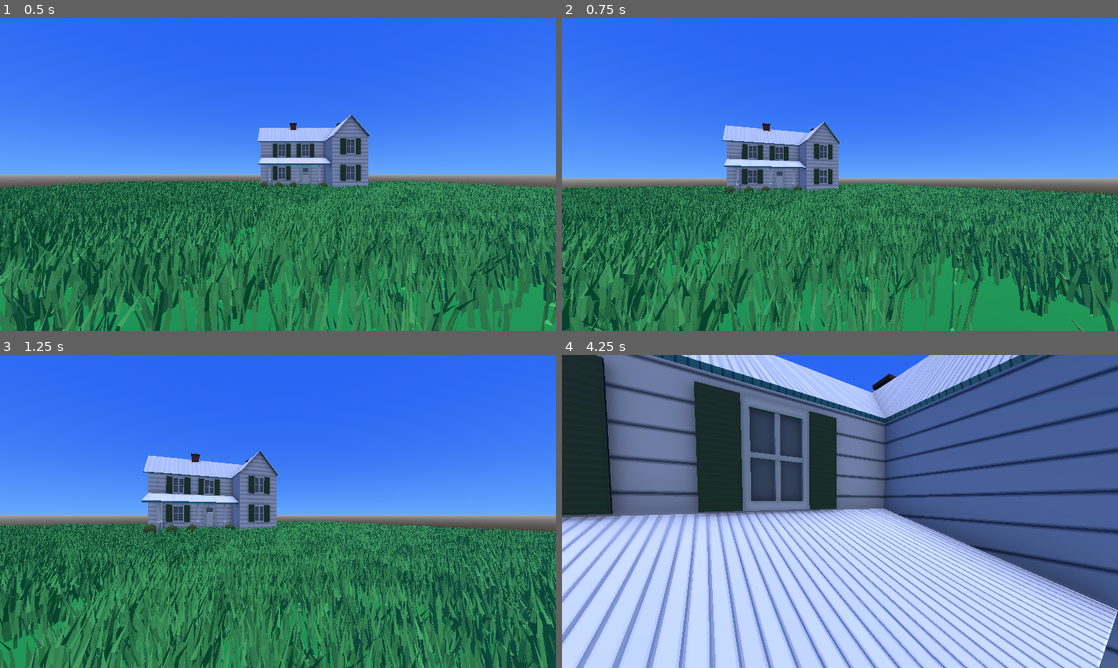
Above: before the commit, frames 1-4 (two rows, left to right).
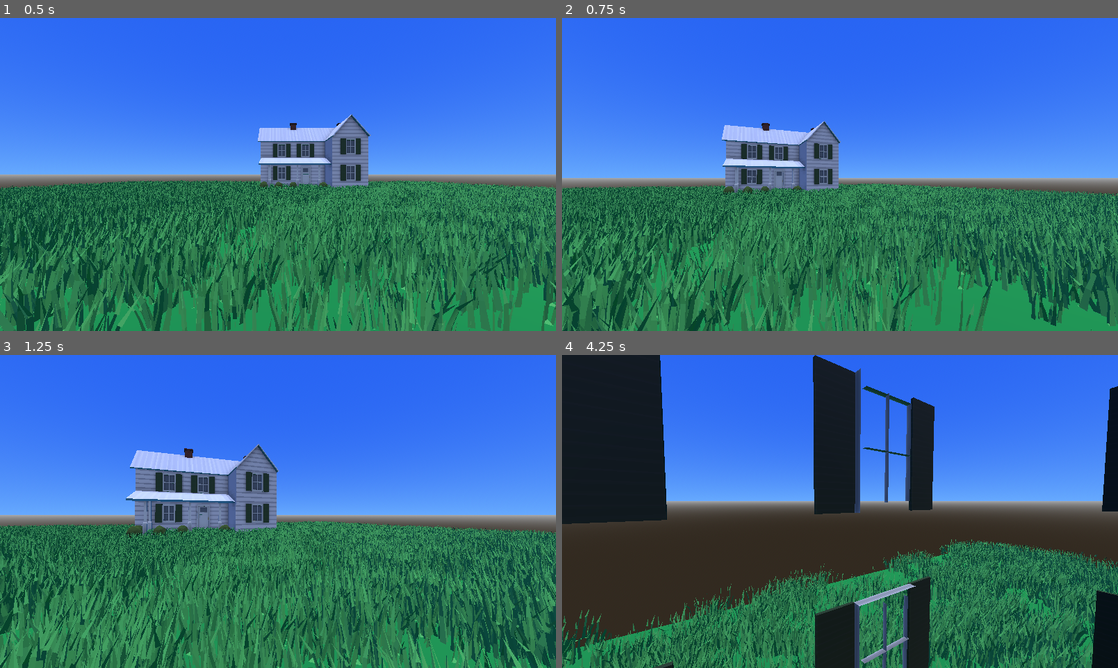
Above: after the commit, the same moments.

Repository: sourcelocation/ArcadeAlibi
Game: Godot game, scene res://game.tscn
Same seed, same stepped clock (60 frames per second), same inputs: the game is played once before the commit and once after it.
Inputs (mouse positions are in pixels of both pictures, inside the frame that each line leads up to):
- Up to frame 1 (0.5 s): no input
- Up to frame 2 (0.75 s): move the mouse to (867, 174) at 0.52 s; hold W (Forward) from 0.53 s (still down); hold Shift (Sprint, bound only after the commit) from 0.53 s (still down)
- Up to frame 3 (1.25 s): keep holding W (Forward); keep holding Shift (Sprint, bound only after the commit)
- Up to frame 4 (4.25 s): keep holding W (Forward); move the mouse to (812, 511) at 1.27 s; release Shift (Sprint, bound only after the commit) at 1.28 s; tap Space (Space) at 1.35, 3.6 s; tap Shift (Sprint, bound only after the commit) at 1.55, 2.85 s; move the mouse to (851, 505) at 2.02 s; hold Shift (Sprint, bound only after the commit) 2.03-2.78 s; move the mouse to (834, 517) at 2.77 s; move the mouse to (878, 514) at 3.52 s; hold Shift (Sprint, bound only after the commit) from 3.53 s (still down)

Frame 1 is identical in both runs. In frame 2, 24% of the frame differs, in the area x 0-100%, y 32-100%; in frame 3, 30%; in frame 4, 93%, in the area x 0-100%, y 0-100%.

Commit message:
sprinting
🇩🇪

Diff:
--- a/gambling/player.gd
+++ b/gambling/player.gd
@@ -8,10 +8,12 @@
 @export var air_speed = 6.0
 @export var base_accel = 10.0
 @export var air_accel = 12.5
+@export var sprint_speed = 1.5
 @export var jump_vel = 7.5
 @export var smoothing : float = 0.0003
 var camera_rotation = Vector2(0, 0)
 var can_move : bool = true
+var sprint_spd
 
 var mouse_sens = 0.003
 
@@ -46,6 +48,7 @@
 	if !can_move:
 		wishdir = Vector3.ZERO
 	var speed = base_speed if is_on_floor() else air_speed
+	speed *= sprint_spd
 	var accel = base_accel if is_on_floor() else air_accel
 	air_accelerate(wishdir, speed, accel, delta)
 
@@ -58,6 +61,11 @@
 	#if is_on_floor():
 	velocity.x = velocity.x * pow(smoothing, delta);
 	velocity.z = velocity.z * pow(smoothing, delta);
+
+	if Input.is_action_pressed("Sprint"):
+		sprint_spd = sprint_speed
+	else:
+		sprint_spd = 1
 
 func air_accelerate(wishdir : Vector3, wishspeed : float, accele : float, delta : float):
 	var addspeed : float
--- a/gambling/project.godot
+++ b/gambling/project.godot
@@ -60,3 +60,8 @@
 "events": [Object(InputEventKey,"resource_local_to_scene":false,"resource_name":"","device":-1,"window_id":0,"alt_press …(191 unchanged characters)…
 ]
 }
+Sprint={
+"deadzone": 0.2,
+"events": [Object(InputEventKey,"resource_local_to_scene":false,"resource_name":"","device":-1,"window_id":0,"alt_pressed":false,"shift_pressed":false,"ctrl_pressed":false,"meta_pressed":false,"pressed":false,"keycode":0,"physical_keycode":4194325,"key_label":0,"unicode":0,"location":0,"echo":false,"script":null)
+]
+}
